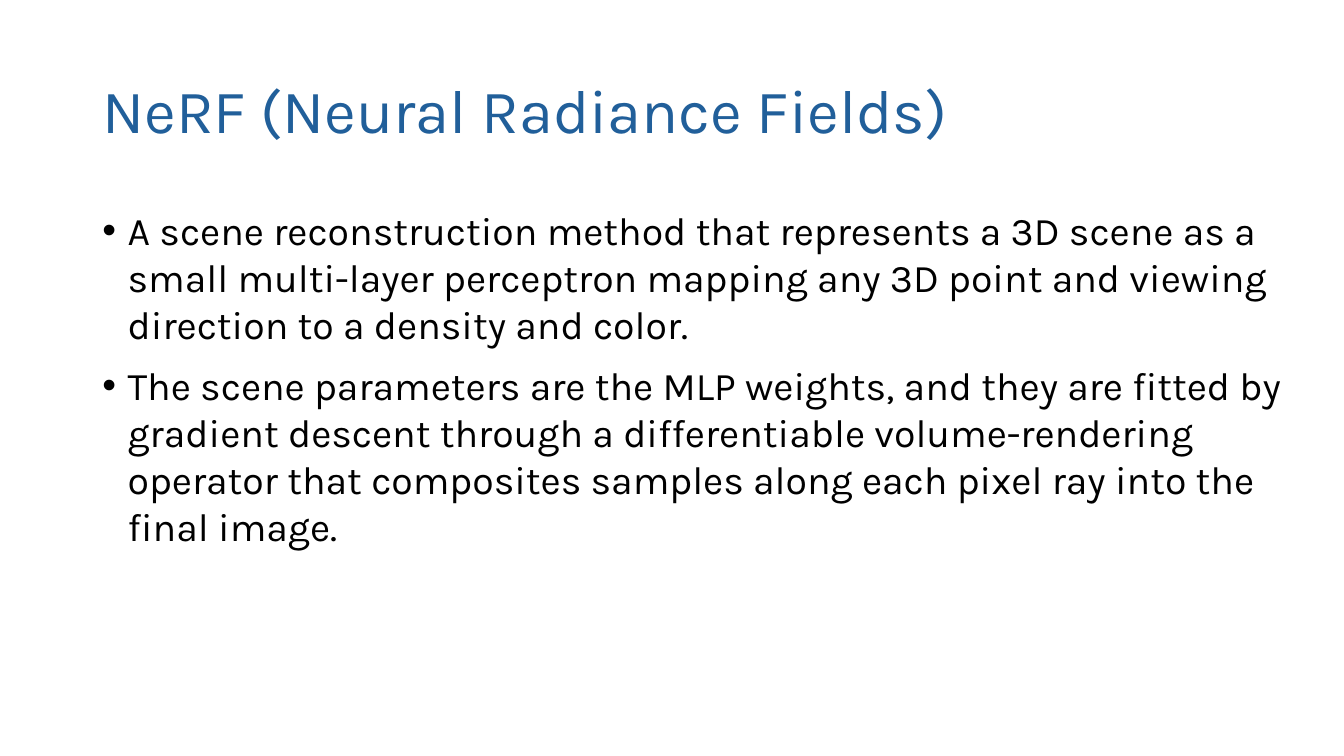
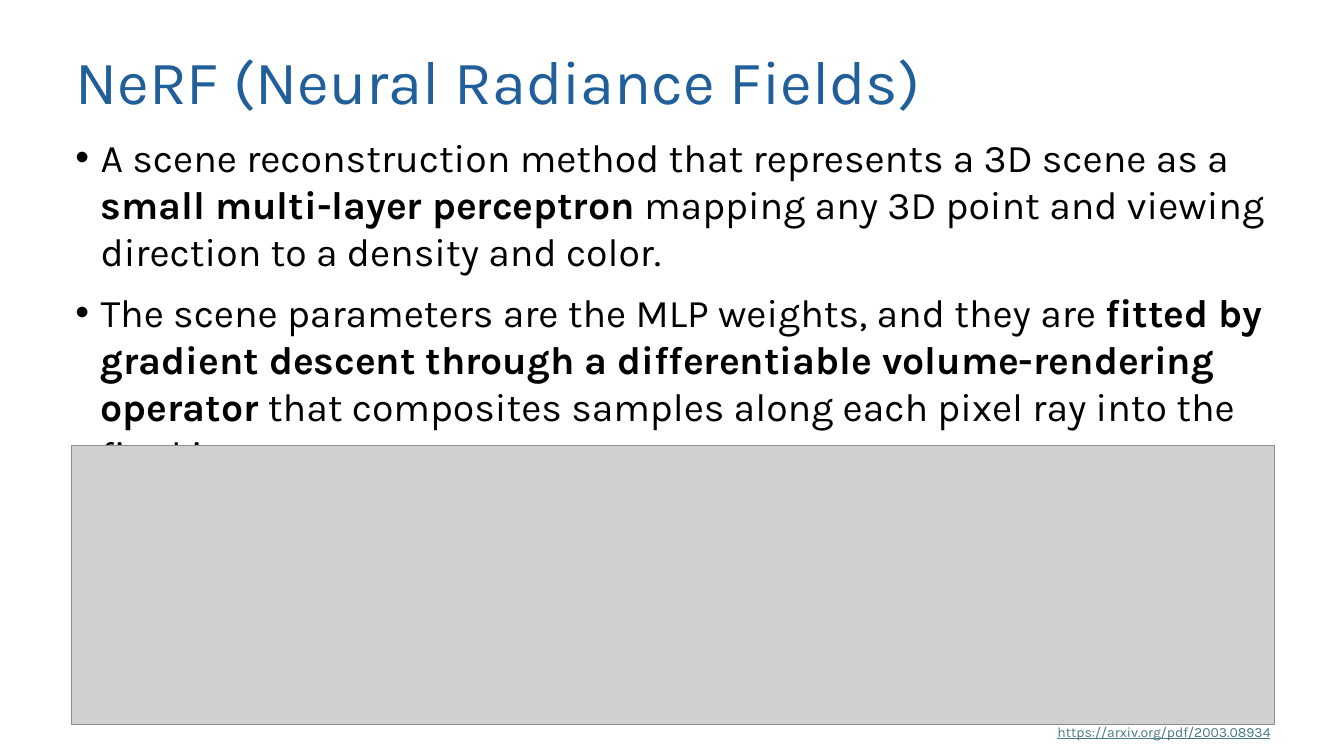
Before and after one commit to logus2k/co, a slide deck: slide 4 of documents/project_presentation.pptx. Drawn at 1344x756 pixels with LibreOffice and Linux fonts; fonts in the diff are those of the drawing; grey boxes stand for pictures; background and template pictures are left out. Boxes give left, top, right and bottom in pixels: in the first picture for what was removed or moved away, otherwise in the second. Text is boxed around its words. In the diff, an @@ line names an element or a change of style, - is before the commit and + after.

```diff
--- a/documents/project_presentation.pptx
+++ b/documents/project_presentation.pptx
@@ title "NeRF (Neural Radiance Fields)": place and size @@
-title "NeRF (Neural Radiance Fields)" at [102,88,947,140]
+title "NeRF (Neural Radiance Fields)" at [75,59,920,111]
@@ text "A scene reconstruction method that ...": place and size @@
-text "A scene reconstruction method that ..." at [128,218,1280,551]
+text "A scene reconstruction method that ..." at [101,145,1264,446]
@@ text "A scene reconstruction method that ..." at [101,145,1264,446]: bold on in "small multi-layer perceptron", "fitted by gradient descent through a differentiable ..." @@
@@ picture added at [72,446,1274,725] @@
@@ text added at [1057,724,1270,741], 10 pt, text #467886, underline @@
+https://arxiv.org/pdf/2003.08934
```
Also in this commit, not shown: 6 other slides changed, 1 other file.
